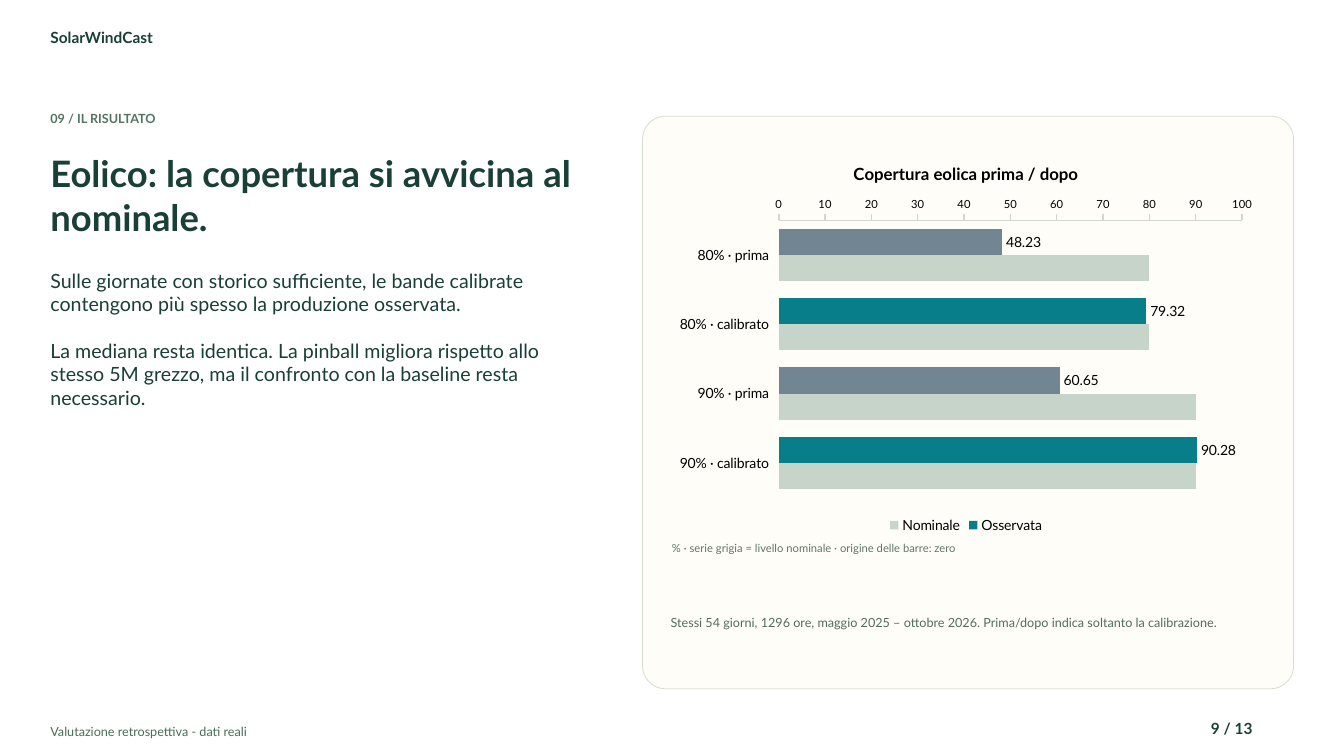
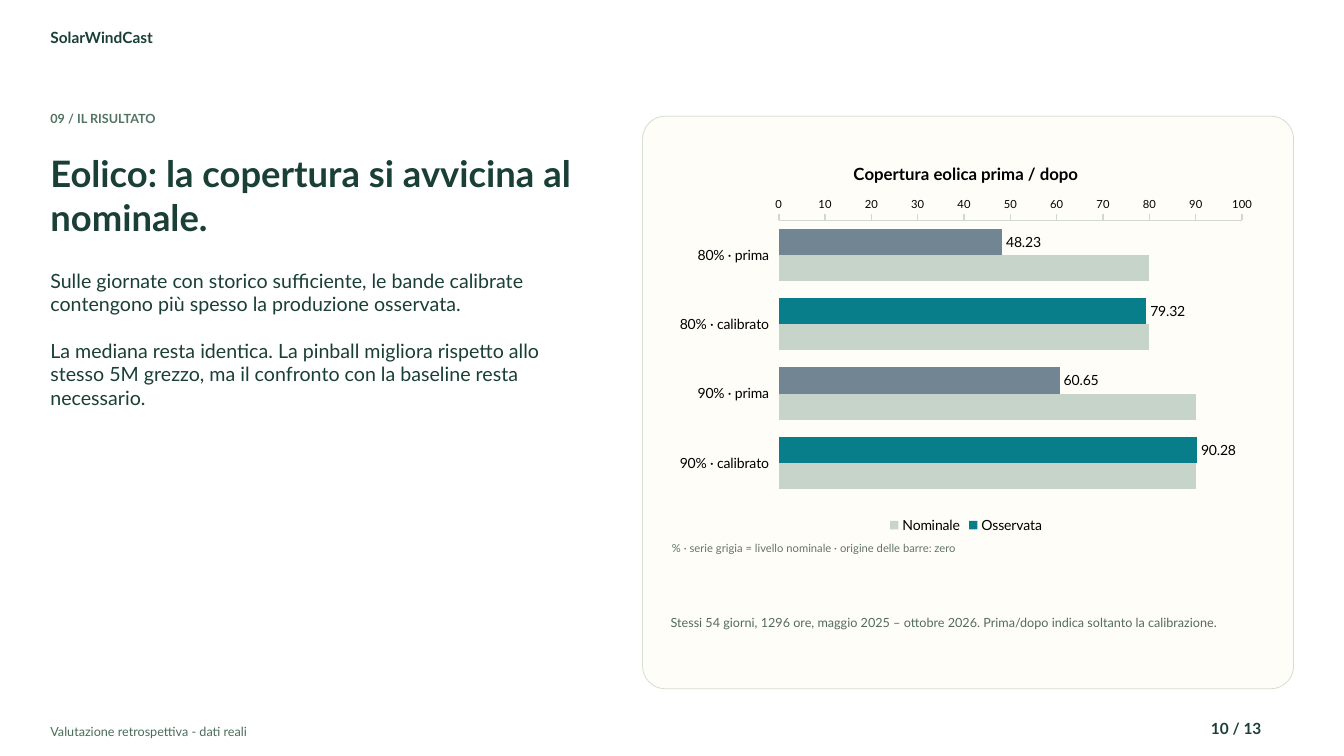
Before and after one commit to FoggettiAntonello/FoggettiAntonello.github.io, a slide deck: slide 10 of documents/solarwindcast/PresentazioneSolarWindCast.pptx (slide 9 before the commit). Drawn at 1344x756 pixels with LibreOffice and Linux fonts; fonts in the diff are those of the drawing; background and template pictures are left out. Boxes give left, top, right and bottom in pixels: in the first picture for what was removed or moved away, otherwise in the second. Text is boxed around its words. In the diff, an @@ line names an element or a change of style, - is before the commit and + after.

```diff
--- a/documents/solarwindcast/PresentazioneSolarWindCast.pptx
+++ b/documents/solarwindcast/PresentazioneSolarWindCast.pptx
@@ text at [1211,722,1262,734]: text changed @@
-9 / 13
+10 / 13
```
Also in this commit, not shown: 12 other slides changed, 1 other file.
